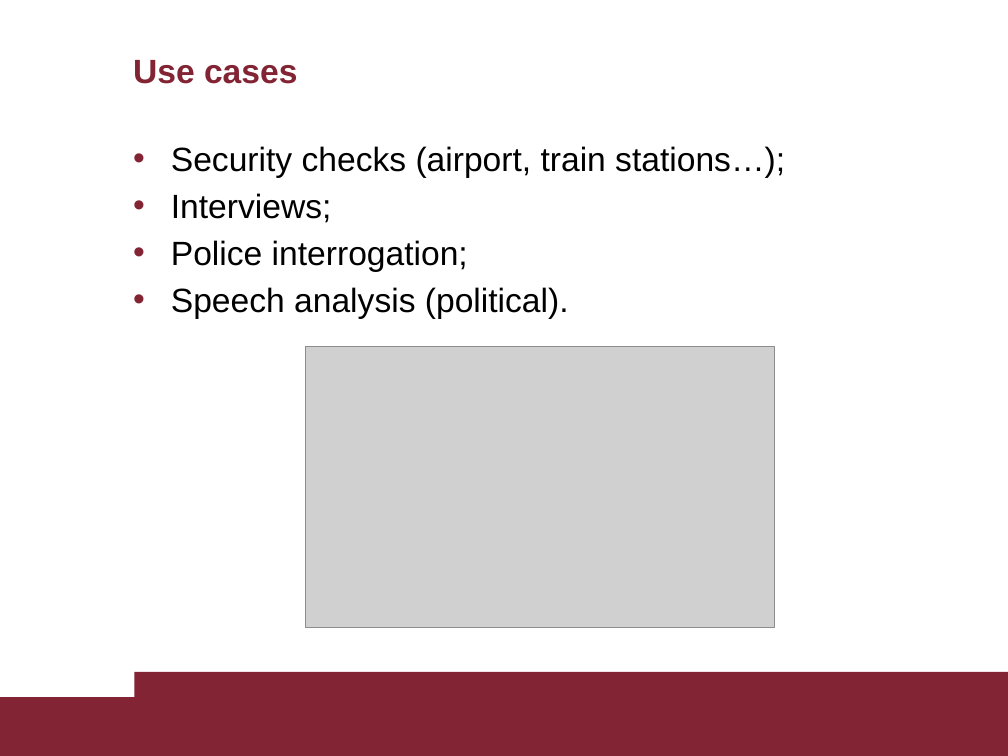
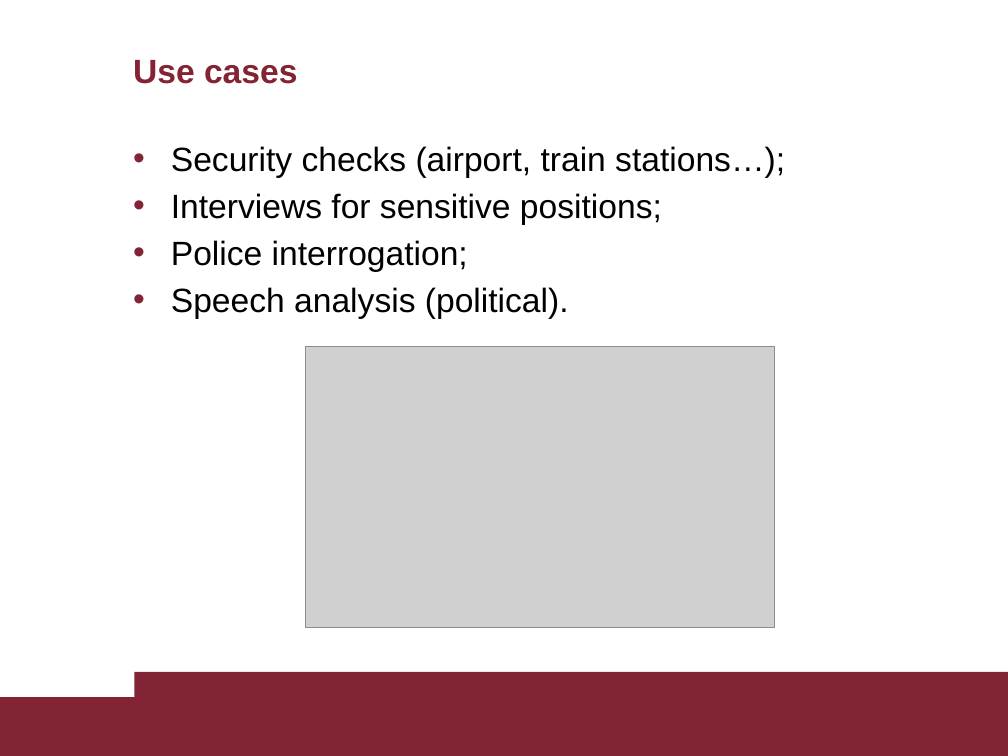
Before and after one commit to AscaL/thesis, a slide deck: slide 4 of Tesi Emanuele Orfanelli 1383726.pptx. Drawn at 1008x756 pixels with LibreOffice and Linux fonts; fonts in the diff are those of the drawing; grey boxes stand for pictures. Boxes give left, top, right and bottom in pixels: in the first picture for what was removed or moved away, otherwise in the second. Text is boxed around its words. In the diff, an @@ line names an element or a change of style, - is before the commit and + after.

```diff
--- a/Tesi Emanuele Orfanelli 1383726.pptx
+++ b/Tesi Emanuele Orfanelli 1383726.pptx
@@ text at <box>171,193,662,225</box>: text changed @@
-• Interviews;
+• Interviews for sensitive positions;
```
Also in this commit, not shown: 23 other slides changed, 4 other files.
